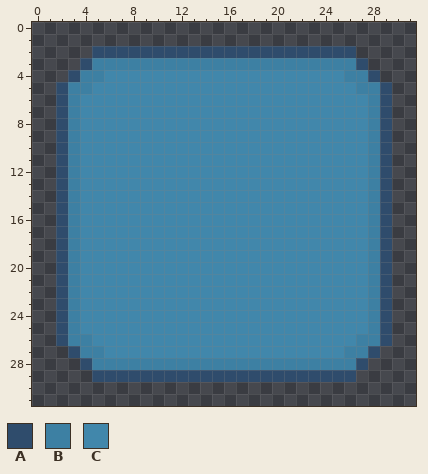
Edited in one commit: pixel-art file (project SpaceTycoon/Aseprite edit/Basic UI/Item_Icon_Background.aseprite). That is the earlier state.
32x32 pixels, 1 frame.
Palette (. is transparent): A #2f4c6c  B #3d80a3  C #4187ab
Pixels before, first column x 2:
 2 ...AAAAAAAAAAAAAAAAAAAAAA...
 3 ..ABBBBBBBBBBBBBBBBBBBBBBA..
 4 .ABBCCCCCCCCCCCCCCCCCCCCBBA.
 5 ABBCCCCCCCCCCCCCCCCCCCCCCBBA
 6 ABCCCCCCCCCCCCCCCCCCCCCCCCBA
 7 ABCCCCCCCCCCCCCCCCCCCCCCCCBA
 8 ABCCCCCCCCCCCCCCCCCCCCCCCCBA
 9 ABCCCCCCCCCCCCCCCCCCCCCCCCBA
10 ABCCCCCCCCCCCCCCCCCCCCCCCCBA
11 ABCCCCCCCCCCCCCCCCCCCCCCCCBA
12 ABCCCCCCCCCCCCCCCCCCCCCCCCBA
13 ABCCCCCCCCCCCCCCCCCCCCCCCCBA
14 ABCCCCCCCCCCCCCCCCCCCCCCCCBA
15 ABCCCCCCCCCCCCCCCCCCCCCCCCBA
16 ABCCCCCCCCCCCCCCCCCCCCCCCCBA
17 ABCCCCCCCCCCCCCCCCCCCCCCCCBA
18 ABCCCCCCCCCCCCCCCCCCCCCCCCBA
19 ABCCCCCCCCCCCCCCCCCCCCCCCCBA
20 ABCCCCCCCCCCCCCCCCCCCCCCCCBA
21 ABCCCCCCCCCCCCCCCCCCCCCCCCBA
22 ABCCCCCCCCCCCCCCCCCCCCCCCCBA
23 ABCCCCCCCCCCCCCCCCCCCCCCCCBA
24 ABCCCCCCCCCCCCCCCCCCCCCCCCBA
25 ABCCCCCCCCCCCCCCCCCCCCCCCCBA
26 ABBCCCCCCCCCCCCCCCCCCCCCCBBA
27 .ABBCCCCCCCCCCCCCCCCCCCCBBA.
28 ..ABBBBBBBBBBBBBBBBBBBBBBA..
29 ...AAAAAAAAAAAAAAAAAAAAAA...
After the commit:
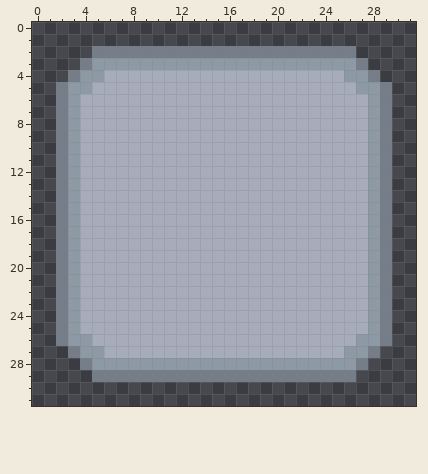
From old to new:
colour A: #2f4c6c -> #747d88
colour B: #3d80a3 -> #8d99a4
colour C: #4187ab -> #a7acba
